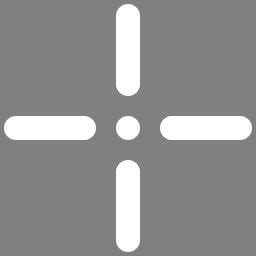
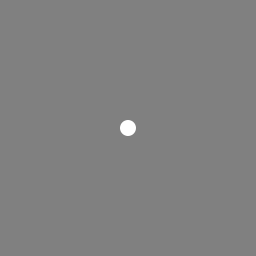
Layers edited between the first and the second 256 x 256 image:
hid group "CrossWhitoutCenter" (4 layers) over box(4, 4, 252, 252)
painted on "Rectangle arrondi 1 copie 3" over box(116, 160, 140, 252)
painted on "Rectangle arrondi 1 copie 2" over box(116, 4, 140, 96)
painted on "Rectangle arrondi 1 copie" over box(4, 116, 96, 140)
painted on "Rectangle arrondi 1" over box(160, 116, 252, 140)
painted on "Point" (2nd of 2, in "Point") over box(116, 116, 140, 140)
